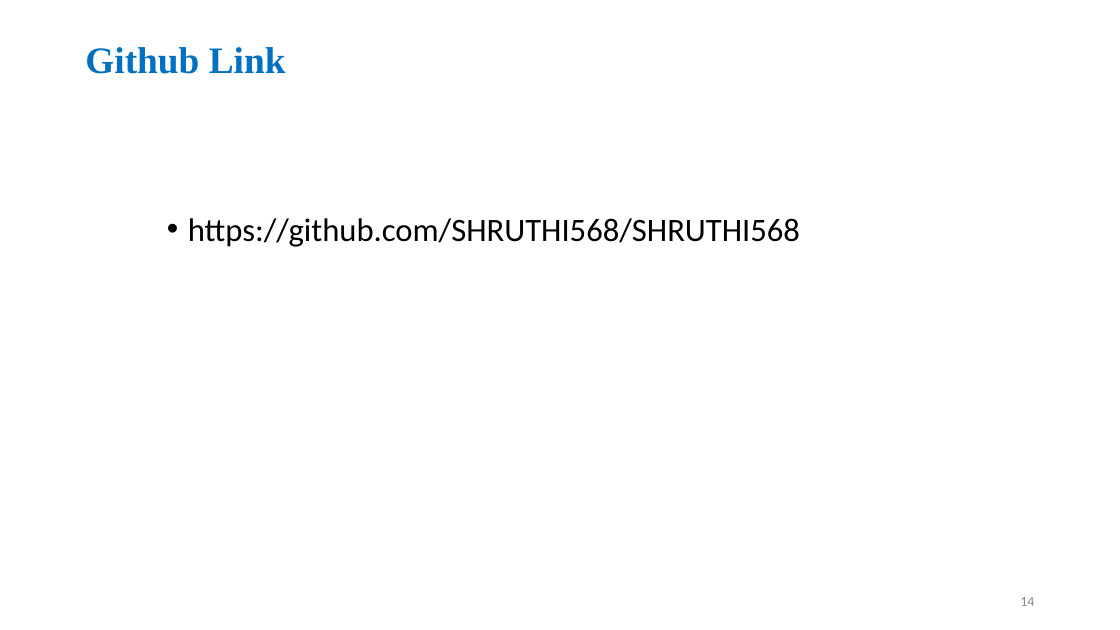
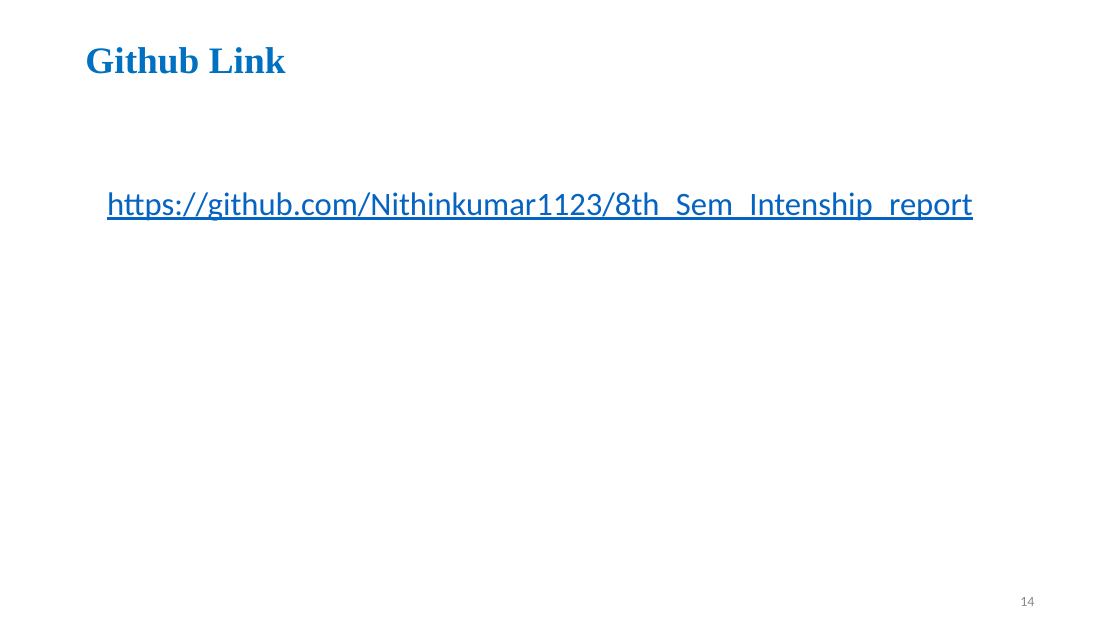
Before and after one commit to Nithinkumar1123/8th_Sem_Intenship_report, a slide deck: slide 14 of PIP4004-Internship_Review-1.pptx. Drawn at 1120x630 pixels with LibreOffice and Linux fonts; fonts in the diff are those of the drawing; background and template pictures are left out. Boxes give left, top, right and bottom in pixels: in the first picture for what was removed or moved away, otherwise in the second. Text is boxed around its words. In the diff, an @@ line names an element or a change of style, - is before the commit and + after.

```diff
--- a/PIP4004-Internship_Review-1.pptx
+++ b/PIP4004-Internship_Review-1.pptx
@@ text added at (x1=107, y1=192, x2=973, y2=221), 28 pt, text #0563C1, underline @@
+https://github.com/Nithinkumar1123/8th_Sem_Intenship_report
@@ text removed at (x1=188, y1=218, x2=800, y2=247) @@
-• https://github.com/SHRUTHI568/SHRUTHI568
```
